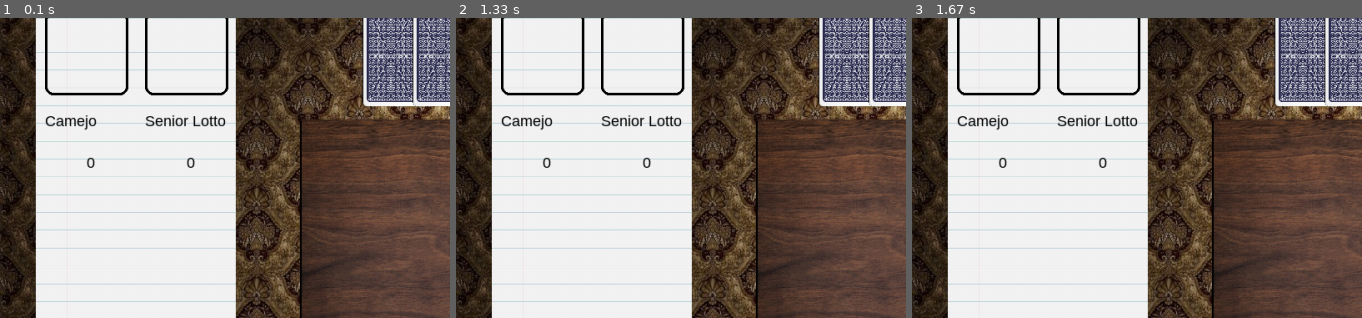
Above: before the commit, frames 1-3 (left to right).
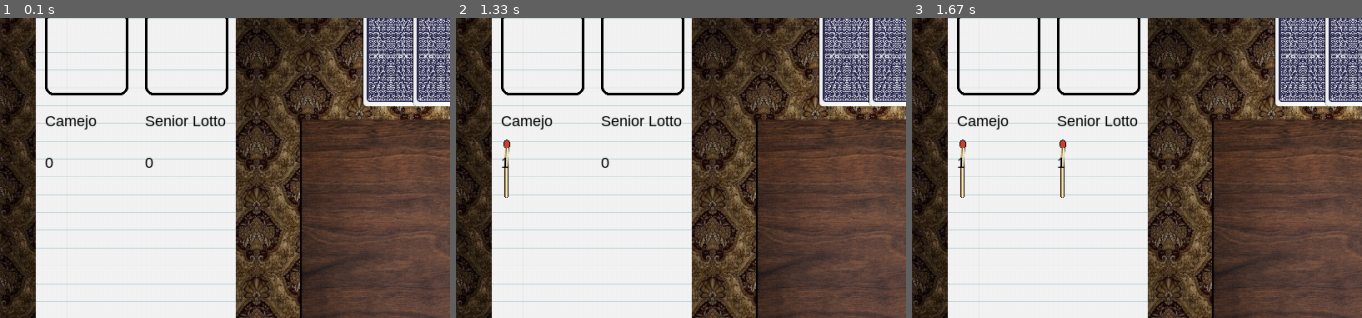
Above: after the commit, the same moments.

Repository: rovifran/aninfo2C23
Game: pygame game, started from src/truco.py
Two runs of this game, one before a commit and one after it. Both use one fixed random seed, a clock stepped at 60 frames per second and the inputs below.
Inputs (mouse positions are % of the whole screen's width and height, from its top left):
- Up to frame 1 (0.1 s): no input
- Up to frame 2 (1.33 s): press the mouse at (86, 50) at 0.37 s; move the mouse to (60, 34) at 0.47 s; release the mouse at (35, 19) at 0.6 s; click "Truco" at 0.72 s; press the mouse at (86, 16) at 1.03 s; move the mouse to (84, 17) at 1.13 s; release the mouse at (83, 18) at 1.27 s
- Up to frame 3 (1.67 s): press the mouse at (50, 86) at 1.37 s; move the mouse to (63, 49) at 1.47 s; release the mouse at (76, 12) at 1.6 s
The pictures show only the part of the screen within x 0-50%, y 6-56%; the shares and areas given below are measured in that part.

The runs differ from the first frame. In frame 1, 0.2% of the frame differs, in the area x 10-44%, y 46-50%; in frame 2, 0.4%; in frame 3, 0.6%, in the area x 10-44%, y 40-60%.

Commit message:
puntos con fosforitos cholulos

Diff:
--- a/src/pygame_objs.py
+++ b/src/pygame_objs.py
@@ -88,3 +88,16 @@
 
 coto = pygame.image.load("img/coto.png")
 coto = pygame.transform.scale(coto, (SCREEN_WIDTH/5, SCREEN_HEIGHT/3))
+
+fosforos_1 = pygame.image.load("img/puntos/1.png")
+fosforos_1 = pygame.transform.scale(fosforos_1, (PICTURE_SIZE*3/4, PICTURE_SIZE*3/4))
+fosforos_2 = pygame.image.load("img/puntos/2.png")
+fosforos_2 = pygame.transform.scale(fosforos_2, (PICTURE_SIZE*3/4, PICTURE_SIZE*3/4))
+fosforos_3 = pygame.image.load("img/puntos/3.png")
+fosforos_3 = pygame.transform.scale(fosforos_3, (PICTURE_SIZE*3/4, PICTURE_SIZE*3/4))
+fosforos_4 = pygame.image.load("img/puntos/4.png")
+fosforos_4 = pygame.transform.scale(fosforos_4, (PICTURE_SIZE*3/4, PICTURE_SIZE*3/4))
+fosforos_5 = pygame.image.load("img/puntos/5.png")
+fosforos_5 = pygame.transform.scale(fosforos_5, (PICTURE_SIZE*3/4, PICTURE_SIZE*3/4))
+
+fosforos = [fosforos_1, fosforos_2, fosforos_3, fosforos_4, fosforos_5]
--- a/src/truco.py
+++ b/src/truco.py
@@ -77,6 +77,35 @@
 
         PARTIDASURF.blit(carta_imagen_1, (cartas_en_mesa[i].x, cartas_en_mesa[i].y + (OFFSET_CARTA_Y * mult * -1)))
 
+def fosforitos(puntos, offset_jugador):
+    if puntos > 25:
+        PARTIDASURF.blit(fosforos_5, (SCREEN_WIDTH/20 + offset_jugador, SCREEN_HEIGHT/20 + PICTURE_SIZE + 50))
+        PARTIDASURF.blit(fosforos_5, (SCREEN_WIDTH/20 + offset_jugador, SCREEN_HEIGHT/20 + PICTURE_SIZE + 50 + 75))
+        PARTIDASURF.blit(fosforos_5, (SCREEN_WIDTH/20 + offset_jugador, SCREEN_HEIGHT/20 + PICTURE_SIZE + 50 + 150))
+        PARTIDASURF.blit(fosforos_5, (SCREEN_WIDTH/20 + offset_jugador, SCREEN_HEIGHT/20 + PICTURE_SIZE + 50 + 225 + 25))
+        PARTIDASURF.blit(fosforos_5, (SCREEN_WIDTH/20 + offset_jugador, SCREEN_HEIGHT/20 + PICTURE_SIZE + 50 + 300 + 25))
+        PARTIDASURF.blit(fosforos[puntos % 5 - 1], (SCREEN_WIDTH/20 + offset_jugador, SCREEN_HEIGHT/20 + PICTURE_SIZE  + 50 + 375 + 25))
+    elif puntos > 20:
+        PARTIDASURF.blit(fosforos_5, (SCREEN_WIDTH/20 + offset_jugador, SCREEN_HEIGHT/20 + PICTURE_SIZE  + 50))
+        PARTIDASURF.blit(fosforos_5, (SCREEN_WIDTH/20 + offset_jugador, SCREEN_HEIGHT/20 + PICTURE_SIZE  + 50 + 75))
+        PARTIDASURF.blit(fosforos_5, (SCREEN_WIDTH/20 + offset_jugador, SCREEN_HEIGHT/20 + PICTURE_SIZE  + 50 + 150))
+        PARTIDASURF.blit(fosforos_5, (SCREEN_WIDTH/20 + offset_jugador, SCREEN_HEIGHT/20 + PICTURE_SIZE  + 50 + 225 + 25))
+        PARTIDASURF.blit(fosforos[puntos % 5 - 1], (SCREEN_WIDTH/20 + offset_jugador, SCREEN_HEIGHT/20 + PICTURE_SIZE  + 50 + 300 + 25))
+    elif puntos > 15:
+        PARTIDASURF.blit(fosforos_5, (SCREEN_WIDTH/20 + offset_jugador, SCREEN_HEIGHT/20 + PICTURE_SIZE + 50))
+        PARTIDASURF.blit(fosforos_5, (SCREEN_WIDTH/20 + offset_jugador, SCREEN_HEIGHT/20 + PICTURE_SIZE  + 50 + 75))
+        PARTIDASURF.blit(fosforos_5, (SCREEN_WIDTH/20 + offset_jugador, SCREEN_HEIGHT/20 + PICTURE_SIZE  + 50 + 150))
+        PARTIDASURF.blit(fosforos[puntos % 5 - 1], (SCREEN_WIDTH/20 + offset_jugador, SCREEN_HEIGHT/20 + PICTURE_SIZE + 50 + 225 + 25))
+    elif puntos > 10:
+        PARTIDASURF.blit(fosforos_5, (SCREEN_WIDTH/20 + offset_jugador, SCREEN_HEIGHT/20 + PICTURE_SIZE + 50))
+        PARTIDASURF.blit(fosforos_5, (SCREEN_WIDTH/20 + offset_jugador, SCREEN_HEIGHT/20 + PICTURE_SIZE  + 50 + 75))
+        PARTIDASURF.blit(fosforos[puntos % 5 - 1], (SCREEN_WIDTH/20 + offset_jugador, SCREEN_HEIGHT/20 + PICTURE_SIZE  + 50 + 150))
+    elif puntos > 5:
+        PARTIDASURF.blit(fosforos_5, (SCREEN_WIDTH/20 + offset_jugador, SCREEN_HEIGHT/20 + PICTURE_SIZE  + 50))
+        PARTIDASURF.blit(fosforos[puntos % 5 - 1], (SCREEN_WIDTH/20 + offset_jugador, SCREEN_HEIGHT/20 + PICTURE_SIZE  + 50 + 75))
+    else:
+        PARTIDASURF.blit(fosforos[puntos % 5 - 1], (SCREEN_WIDTH/20 + offset_jugador, SCREEN_HEIGHT/20 + PICTURE_SIZE  + 50))
+
 
 def puntos_display(jugador_1, jugador_2):
     # Imagen
@@ -91,8 +120,14 @@
     PARTIDASURF.blit(button_font.render(f'{jugador_2}', True, BLACK), (SCREEN_WIDTH/20 + PICTURE_SIZE + 20, SCREEN_HEIGHT/20 + PICTURE_SIZE + 20))
 
     # Puntos
-    PARTIDASURF.blit(button_font.render(f'{jugador_1.puntos}', True, BLACK), (SCREEN_WIDTH/20 + 50, SCREEN_HEIGHT/20 + PICTURE_SIZE + 20 + 50))
-    PARTIDASURF.blit(button_font.render(f'{jugador_2.puntos}', True, BLACK), (SCREEN_WIDTH/20 + PICTURE_SIZE + 20 + 50, SCREEN_HEIGHT/20 + PICTURE_SIZE + 20 + 50))
+    if jugador_1.puntos > 0:
+        fosforitos(jugador_1.puntos, 0)
+    if jugador_2.puntos > 0:
+        fosforitos(jugador_2.puntos, PICTURE_SIZE + 20)
+
+
+    PARTIDASURF.blit(button_font.render(f'{jugador_1.puntos}', True, BLACK), (SCREEN_WIDTH/20, SCREEN_HEIGHT/20 + PICTURE_SIZE + 20 + 50))
+    PARTIDASURF.blit(button_font.render(f'{jugador_2.puntos}', True, BLACK), (SCREEN_WIDTH/20 + PICTURE_SIZE + 20, SCREEN_HEIGHT/20 + PICTURE_SIZE + 20 + 50))
 
 def botones_display():
     # Display y anuncio
@@ -190,8 +225,10 @@
             elif event.type == pygame.MOUSEBUTTONUP:
                 # Check si toco boton
                 if truco_button_pos.collidepoint(event.pos):
+                    p1.puntos += 1
                     print("Canto truco")
                 elif envido_button_pos.collidepoint(event.pos):
+                    p2.puntos += 1
                     print("Canto envido")
                 elif flor_button_pos.collidepoint(event.pos):
                     print("Canto flor")
Binary file added: src/img/puntos/1.png
Binary file added: src/img/puntos/2.png
Binary file added: src/img/puntos/3.png
Binary file added: src/img/puntos/4.png
Binary file added: src/img/puntos/5.png
